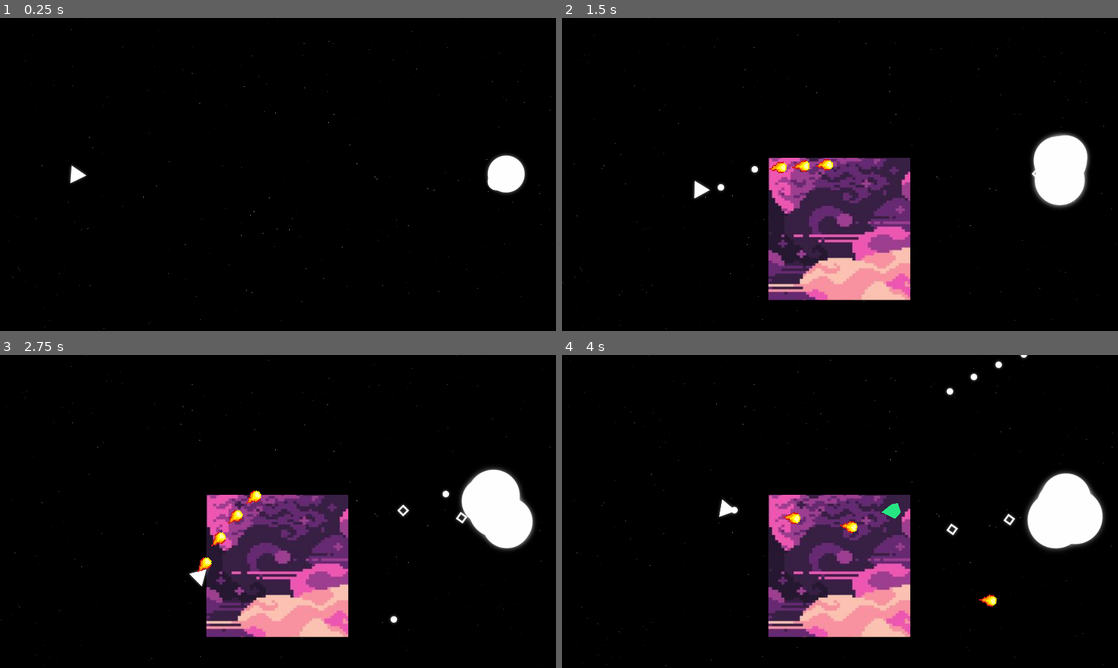
Above: before the commit, frames 1-4 (two rows, left to right).
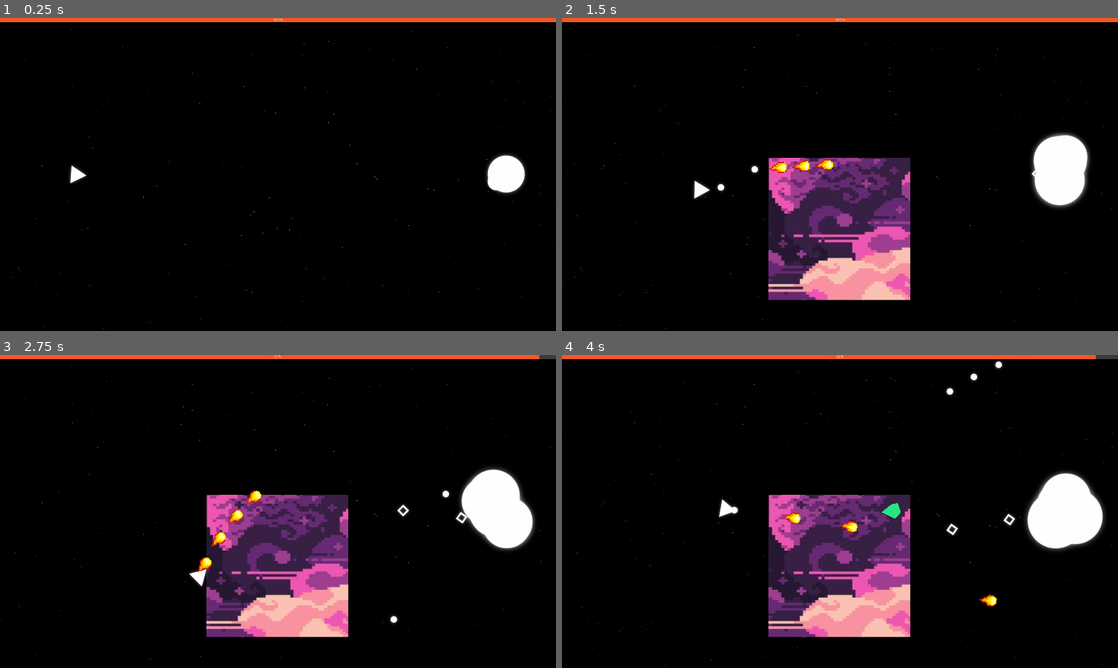
Above: after the commit, the same moments.

Repository: SAM2WOW/ProjectDanmaku
Game: Godot game, scene res://scenes/Main.tscn
The game is run twice, just before and just after one commit, with the same random seed, the same clock (stepped at 60 frames per second) and the same inputs. The engine's default icon, where the game draws it, is replaced by a stand-in: a white triangle on a blue panel in a dark square.
Inputs (mouse positions are in pixels of both pictures, inside the frame that each line leads up to):
- Up to frame 1 (0.25 s): no input
- Up to frame 2 (1.5 s): tap Enter at 0.5 s; move the mouse to (962, 158) at 0.52 s; press the mouse at (962, 158) at 0.53 s; hold D (move_right) 0.53-1.28 s; move the mouse to (728, 190) at 1.27 s; release the mouse at (728, 190) at 1.28 s; hold S (move_down) from 1.28 s (still down); click (728, 190) at 1.35 s
- Up to frame 3 (2.75 s): move the mouse to (333, 442) at 2.02 s; release S (move_down) at 2.03 s; press the mouse at (333, 442) at 2.03 s; hold D (move_right) from 2.03 s (still down)
- Up to frame 4 (4 s): move the mouse to (812, 574) at 2.77 s; release D (move_right) at 2.78 s; release the mouse at (812, 574) at 2.78 s; hold W (move_up) 2.78-3.53 s; click (812, 574) at 2.85 s; move the mouse to (1006, 558) at 3.52 s; press the mouse at (1006, 558) at 3.53 s; hold A (move_left) from 3.53 s (still down)

The runs differ from the first frame. In frame 1, 1.3% of the frame differs, in the area x 0-100%, y 0-2%; in frame 2, 1.3%; in frame 3, 1.3%; in frame 4, 1.3%.

Commit message:
Added Boss Health

Diff:
--- a/objects/characters/Boss.gd
+++ b/objects/characters/Boss.gd
@@ -8,6 +8,7 @@
 
 func damage(amount):
 	print("Boss have been damaged %d" % amount)
+	Global.console.damage_boss(amount)
 
 
 func _on_Verse_Jump(verse):
--- a/scenes/Main.tscn
+++ b/scenes/Main.tscn
@@ -10,6 +10,12 @@
 [ext_resource path="res://scripts/BackgroundScript.gd" type="Script" id=8]
 [ext_resource path="res://arts/shaders/MetalBall/Gel_Shader.tres" type="Material" id=9]
 [ext_resource path="res://arts/shaders/Style1.tres" type="Material" id=10]
+
+[sub_resource type="StyleBoxFlat" id=1]
+bg_color = Color( 0.956863, 0.341176, 0.141176, 1 )
+
+[sub_resource type="StyleBoxFlat" id=2]
+bg_color = Color( 0.235294, 0.235294, 0.235294, 1 )
 
 [node name="Main" type="Node"]
 
@@ -64,3 +70,10 @@
 material = ExtResource( 9 )
 anchor_right = 1.0
 anchor_bottom = 1.0
+
+[node name="HealthBar" type="ProgressBar" parent="CanvasLayer/Control"]
+anchor_right = 1.0
+margin_bottom = 14.0
+custom_styles/fg = SubResource( 1 )
+custom_styles/bg = SubResource( 2 )
+value = 50.0
--- a/scripts/Console.gd
+++ b/scripts/Console.gd
@@ -1,8 +1,17 @@
 extends Node
 
 
-var boss_health = 100
+var boss_health = 1000
 
 
 func _ready():
 	Global.console = self
+
+	$"../CanvasLayer/Control/HealthBar".set_max(boss_health)
+	$"../CanvasLayer/Control/HealthBar".set_value(boss_health)
+
+
+func damage_boss(amount):
+	boss_health -= amount
+
+	$"../CanvasLayer/Control/HealthBar".set_value(boss_health)
Not shown: 1 places in scenes/Main.tscn that only renumber resources
